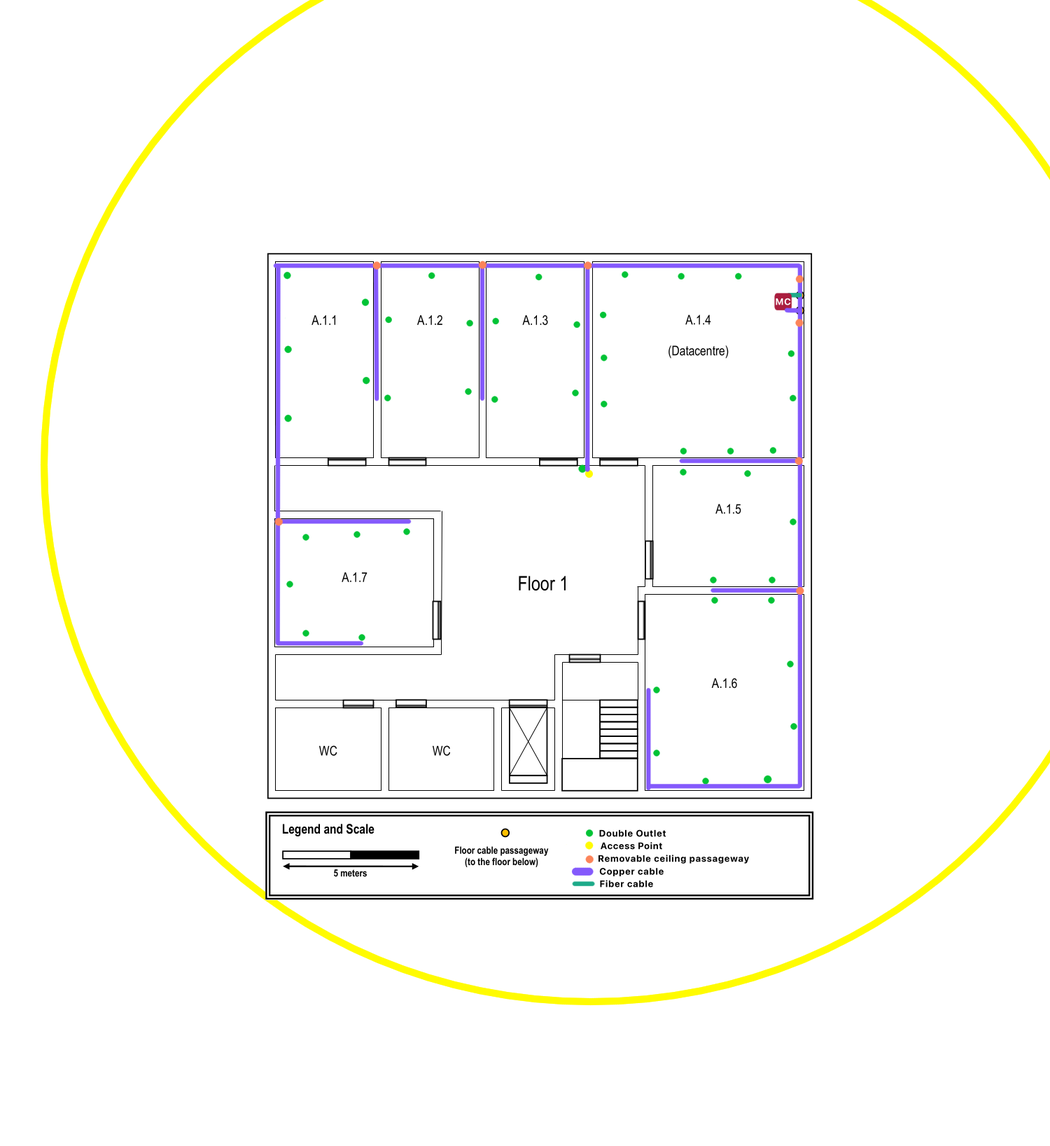
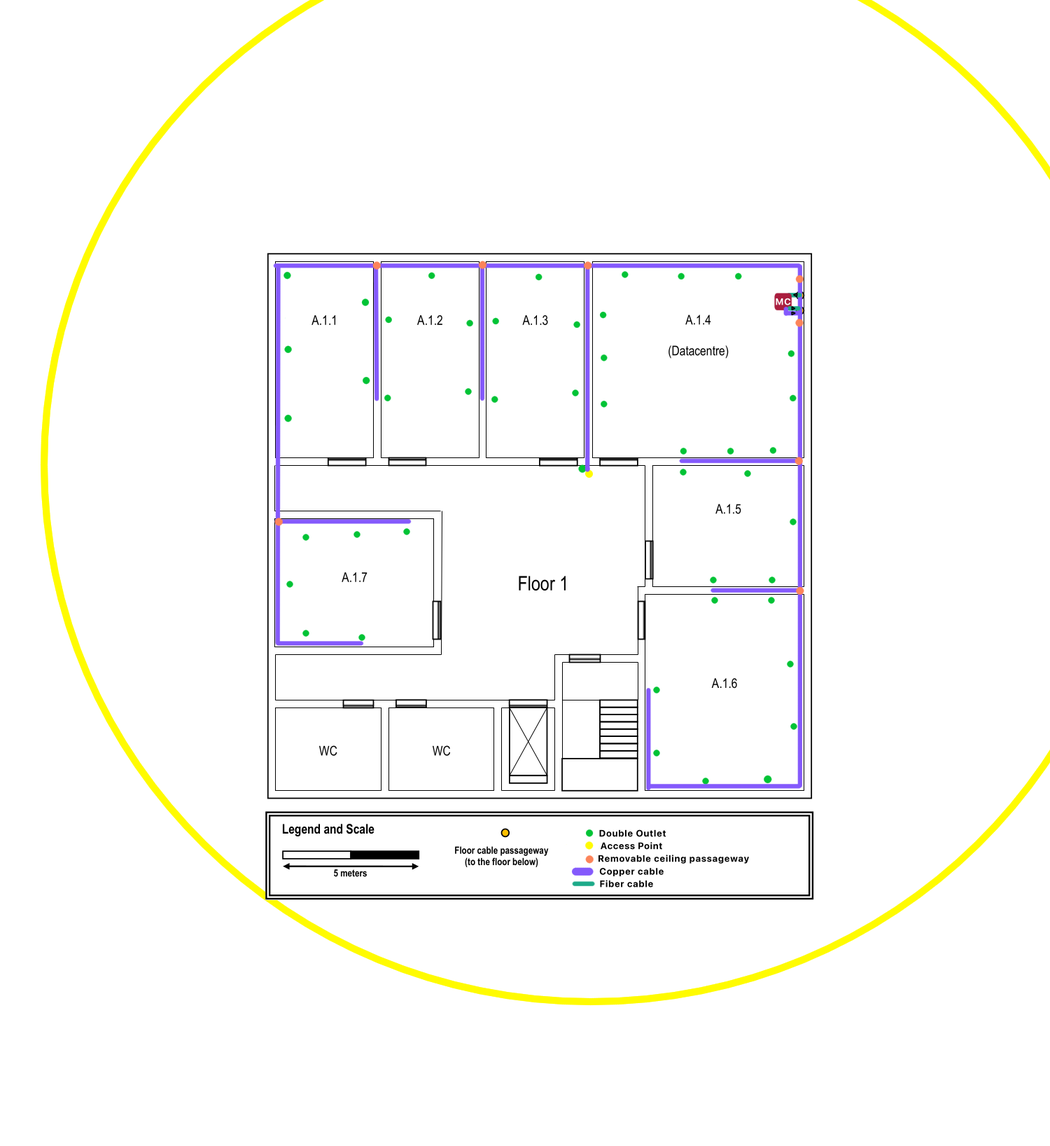
Layered file, before and after one edit (1050x1146). Changes by layer:
added layer "Paint Layer 6" above "Fiber" over [782, 292, 804, 316]
painted on "Fiber" over [782, 292, 804, 316]
painted on "Copper" over [782, 292, 804, 316]
painted on "Access Points" over [782, 292, 804, 316]
painted on "Outlets" over [782, 292, 804, 316]
painted on "Background" over [782, 292, 804, 316]
